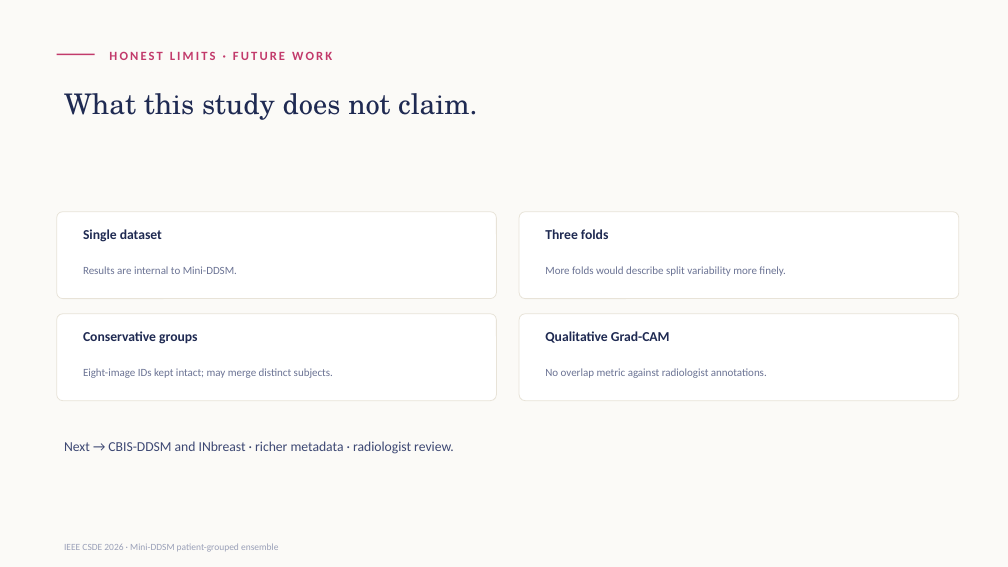
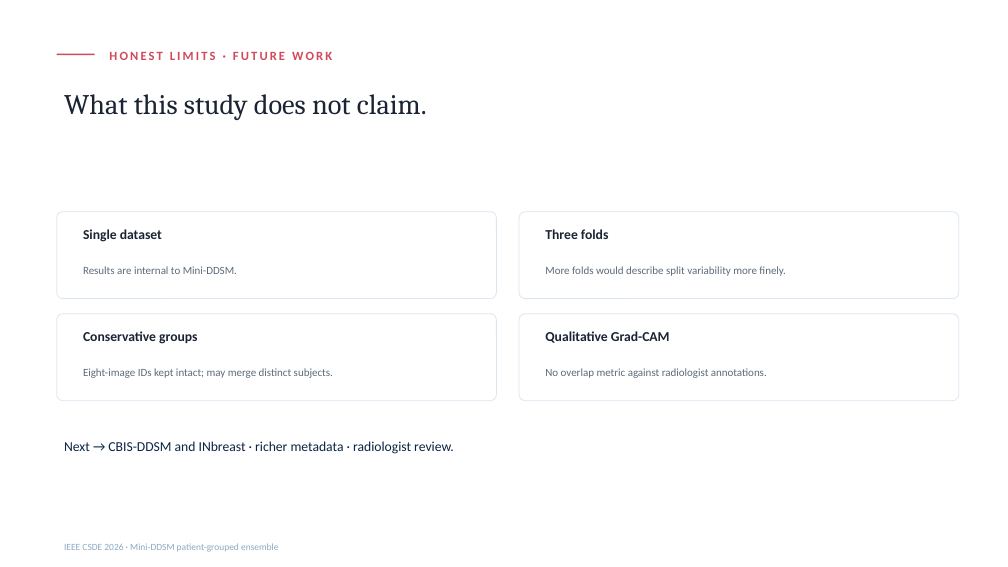
Before and after one commit to NoorAbdullah02/MINI_DDSM, a slide deck: slide 13 of Mini-DDSM-CSDE2026-Presentation.pptx. Drawn at 1008x567 pixels with LibreOffice and Linux fonts; fonts in the diff are those of the drawing. Boxes give left, top, right and bottom in pixels: in the first picture for what was removed or moved away, otherwise in the second. Text is boxed around its words. In the diff, an @@ line names an element or a change of style, - is before the commit and + after.

Commit message:
feat: re-skin /present and the pptx export to the template's own look
Not just the structure this time — both surfaces now use the IEEE CSDE
2026 template's actual palette (navy/teal/blue/gold/rose from
ppt/theme/theme1.xml), its Cambria/Calibri fonts (via the free
metric-compatible Caladea/Carlito clones for the web), and its own
diamond conference logo.

- Deck.tsx: the whole re-skin is one scoped CSS-variable override on
  the deck's root element, so every existing var(--color-*)/Tailwind
  utility in all 16 slides picks up the new palette automatically —
  the rest of the site keeps its own established brand untouched.
- buildDeck.ts: same hex palette and Cambria/Calibri, plus the logo
  image on the Title and Thank-you slides, so the downloadable .pptx
  matches the website exactly.
- Verified: full click-through of /present (no console errors, scoped
  colors confirmed on text/cards/chart/patient-leak squares), and the
  regenerated premium .pptx rendered in LibreOffice and visually
  checked.

```diff
--- a/Mini-DDSM-CSDE2026-Presentation.pptx
+++ b/Mini-DDSM-CSDE2026-Presentation.pptx
@@ background #FBFAF7 to #FFFFFF @@
@@ line (57, 54) - (95, 54): stroke #C23A6B 1.5 pt to #D1495B 1.5 pt @@
@@ text "HONEST LIMITS · FUTURE WORK" at bbox=[109, 51, 332, 60]: text colour #C23A6B to #D1495B @@
@@ text "What this study does not ..." at bbox=[64, 94, 427, 120]: font TeX Gyre Schola to Cambria, text colour #1F2A52 to #1A2433 @@
@@ outline #E8E3D8 0.75 pt to #DCE6F0 0.75 pt in 4 elements at bbox=[57, 212, 497, 299], bbox=[520, 212, 960, 299], bbox=[57, 314, 497, 401], bbox=[520, 314, 960, 401] @@
@@ text colour #1F2A52 to #1A2433 in 4 elements at bbox=[83, 229, 162, 242], bbox=[545, 229, 609, 239], bbox=[83, 331, 197, 344], bbox=[545, 331, 670, 343] @@
@@ text colour #6B7394 to #5C6B7A in 4 elements at bbox=[83, 266, 237, 274], bbox=[545, 266, 786, 276], bbox=[83, 368, 333, 378], bbox=[545, 368, 767, 378] @@
@@ text "Next → CBIS-DDSM and INbreast ..." at bbox=[64, 441, 454, 454]: text colour #3D4873 to #0B2545 @@
```
Also in this commit, not shown: 15 other slides changed, 6 other files.
